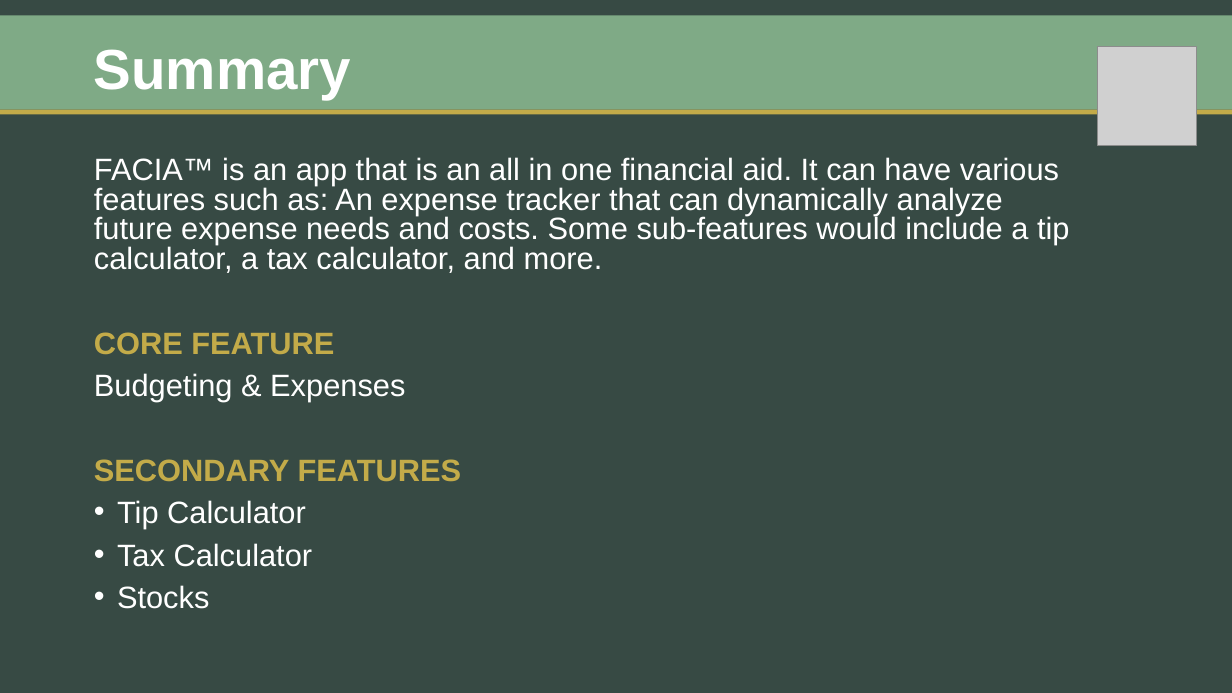
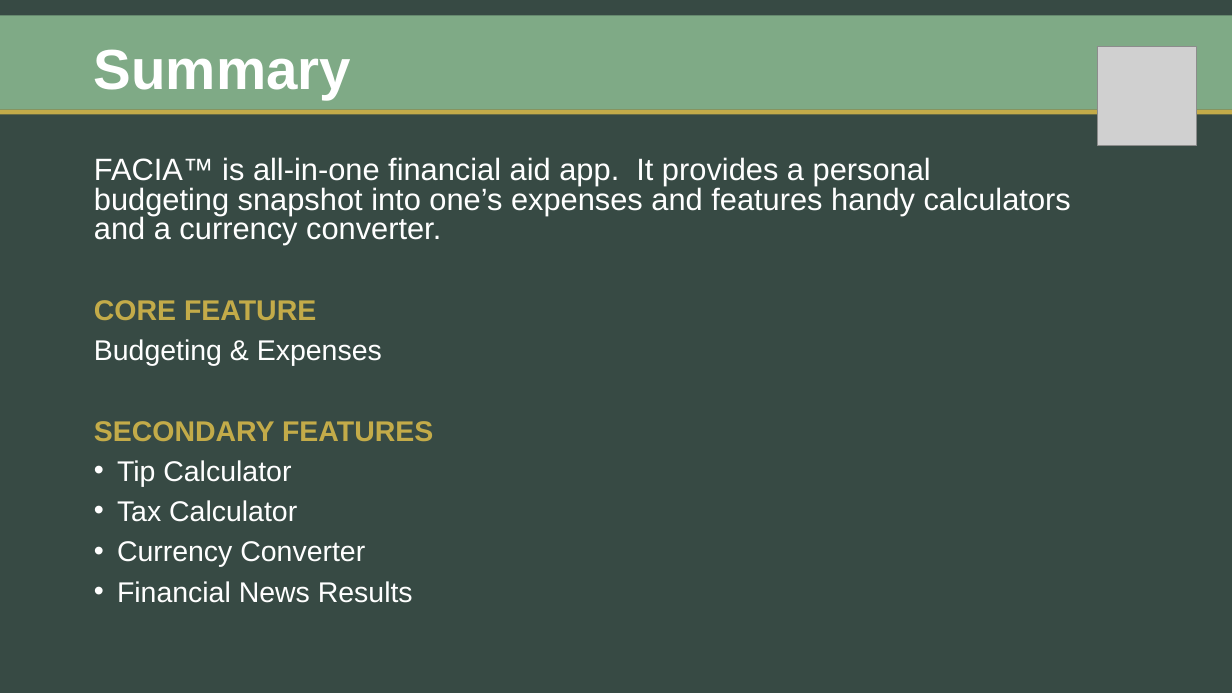
Before and after one commit to zibrahim2046/Project2, a slide deck: slide 2 of FACIA-Presentation.pptx. Drawn at 1232x693 pixels with LibreOffice and Linux fonts; fonts in the diff are those of the drawing; grey boxes stand for pictures. Boxes give left, top, right and bottom in pixels: in the first picture for what was removed or moved away, otherwise in the second. Text is boxed around its words. In the diff, an @@ line names an element or a change of style, - is before the commit and + after.

```diff
--- a/FACIA-Presentation.pptx
+++ b/FACIA-Presentation.pptx
@@ text at (x1=94, y1=157, x2=1071, y2=245): text changed; size 24 to 24.1 pt @@
-FACIA™ is an app that is an all in one financial aid. It can have various features such as: An expense tracker that can dynamically analyze future expense needs and costs. Some sub-features would include a tip calculator, a tax calculator, and more.
+FACIA™ is all-in-one financial aid app. It provides a personal budgeting snapshot into one’s expenses and features handy calculators and a currency converter.
@@ text at (x1=94, y1=300, x2=433, y2=522): size 24 to 22.2 pt in "CORE FEATURE", "Budgeting & Expenses", "SECONDARY FEATURES", "Tip Calculator" and 1 more places @@
@@ text at (x1=117, y1=541, x2=413, y2=603): text changed; size 24 to 22.2 pt @@
-• Stocks
+• Currency Converter
+• Financial News Results
```
Also in this commit, not shown: 6 other slides changed, 5 other files.
